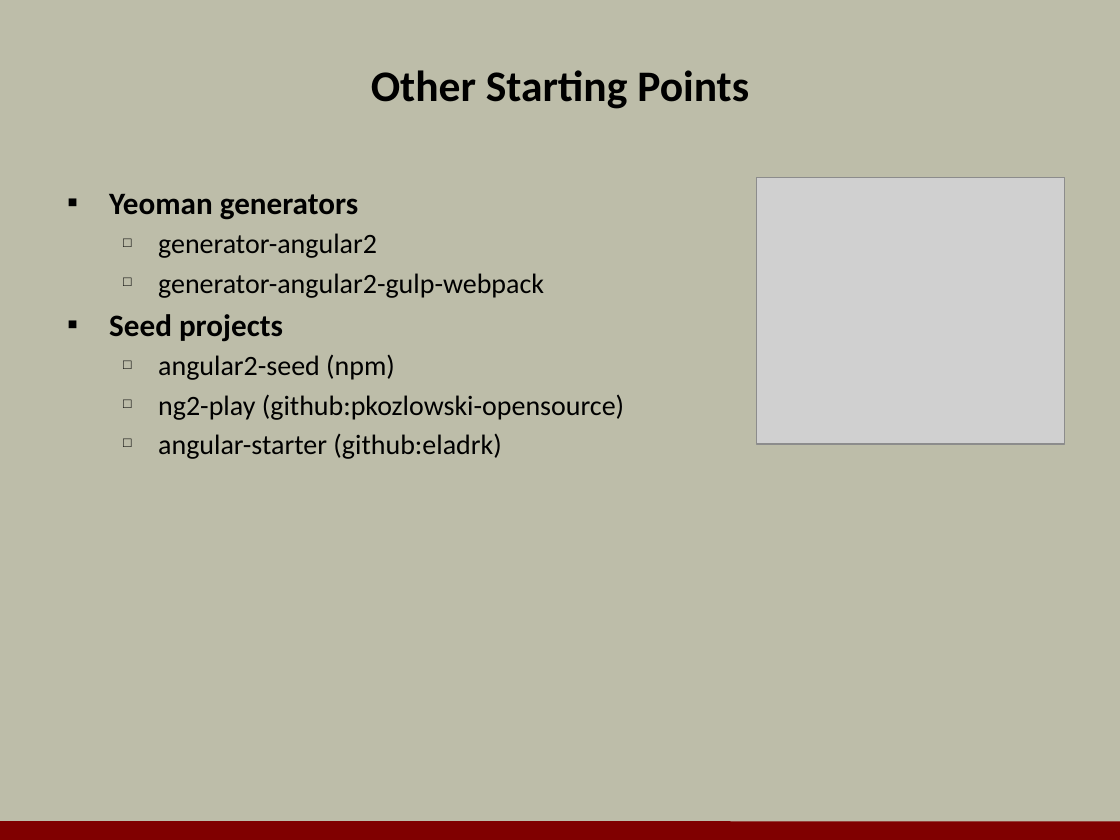
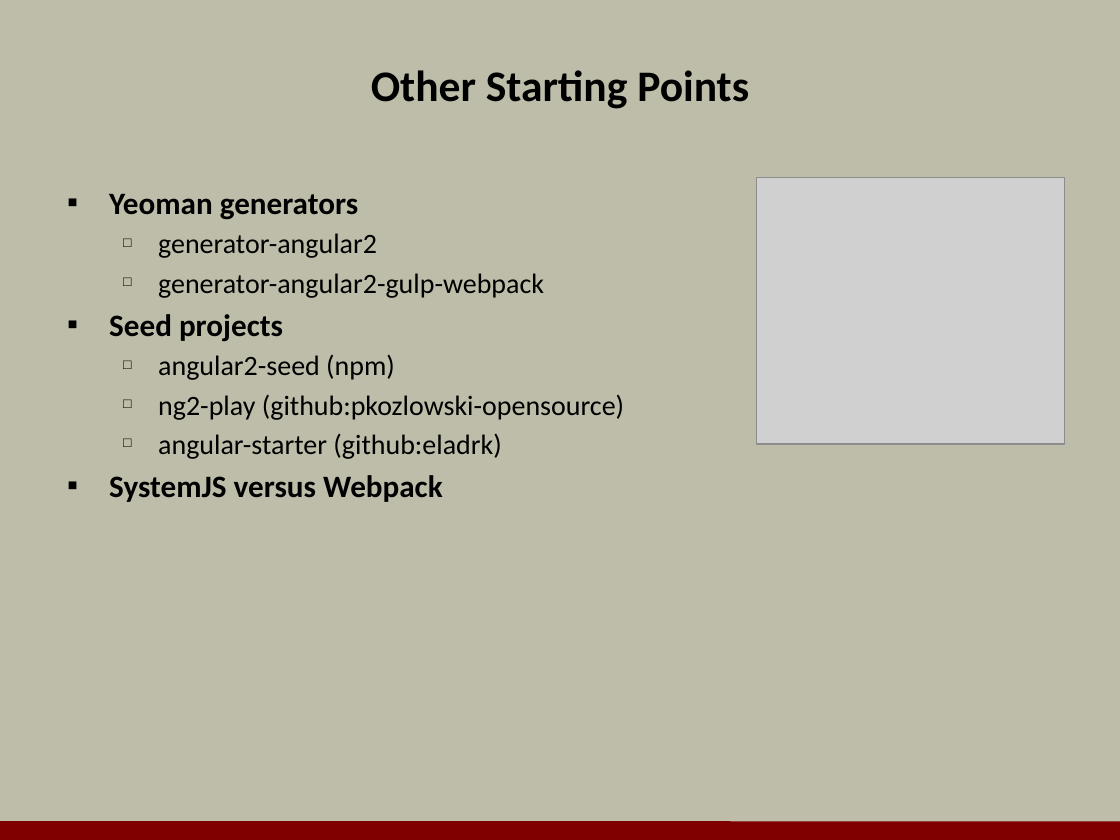
Before and after one commit to OdeToCode/classes, a slide deck: slide 12 of angular2/slides/01_Introduction.pptx (slide 9 before the commit). Drawn at 1120x840 pixels with LibreOffice and Linux fonts; fonts in the diff are those of the drawing; grey boxes stand for pictures; background and template pictures are left out. Boxes give left, top, right and bottom in pixels: in the first picture for what was removed or moved away, otherwise in the second. Text is boxed around its words. In the diff, an @@ line names an element or a change of style, - is before the commit and + after.

```diff
--- a/angular2/slides/01_Introduction.pptx
+++ b/angular2/slides/01_Introduction.pptx
@@ text at (109, 475, 443, 502): paragraph added @@
+▪ SystemJS versus Webpack
```
Also in this commit, not shown: 5 other slides changed, 6 slides added, 4 slides removed, 1 other file.
